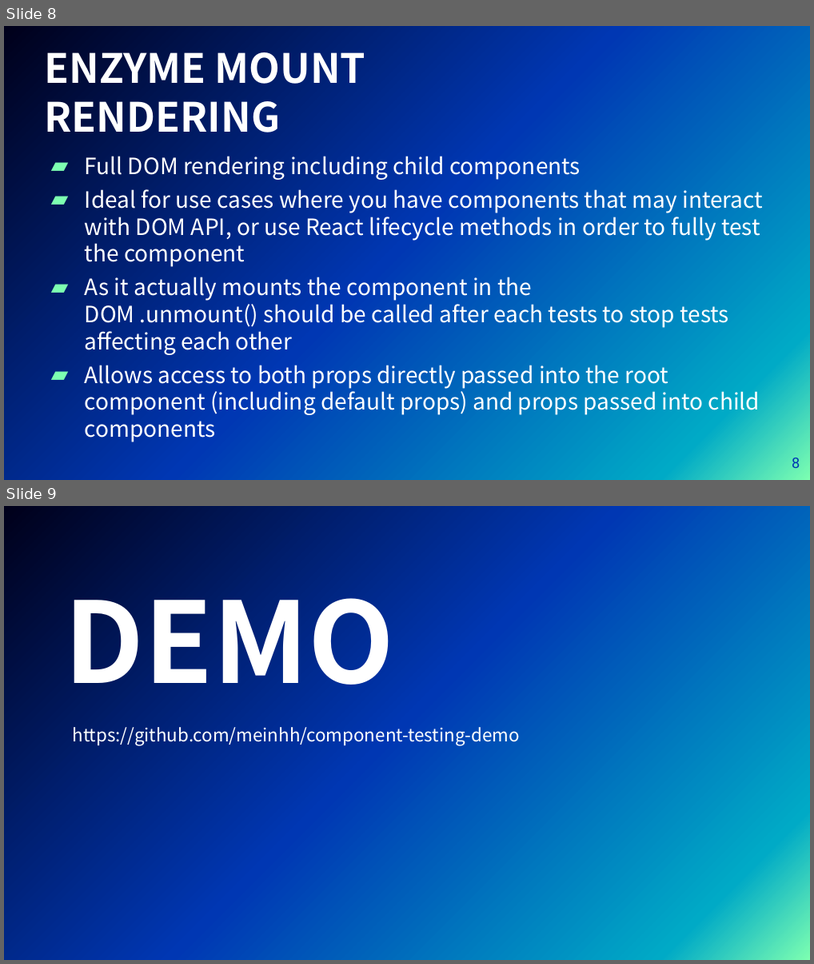
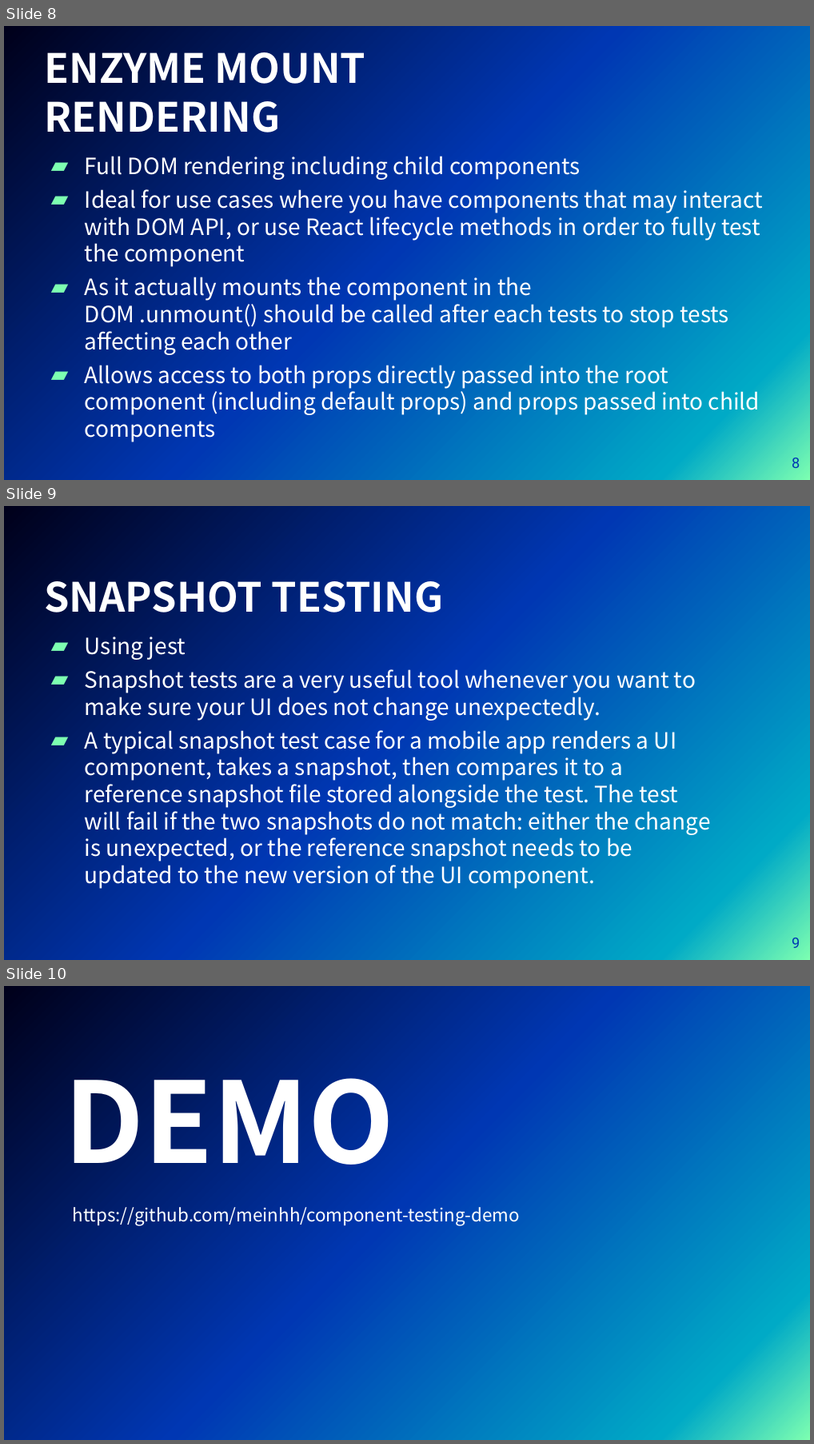
Before and after one commit to meinhh/component-testing-demo, a slide deck: presentation.pptx. Shown one above the other, each under a label of ours: slides 8 and 9 before the commit, slides 8, 9 and 10 after it. The pictures are 814x964 and 814x1444 pixels, drawn with LibreOffice and Linux fonts; fonts in the diff are those of the drawing; background and template pictures are left out. Boxes give left, top, right and bottom in pixels: in the first picture for what was removed or moved away, otherwise in the second. Text is boxed around its words. In the diff, an @@ line names an element or a change of style, - is before the commit and + after.

Commit message:
snapshot

```diff
--- a/presentation.pptx
+++ b/presentation.pptx
@@ slide 9 added at [4,506,810,960], background picture (left out) @@
@@ title added at [44,571,444,612], 36 pt, text #FFFFFF, bold @@
+SNAPSHOT TESTING
@@ text added at [85,636,711,888], 20 pt, text #FFFFFF @@
+▰ Using jest
+▰ Snapshot tests are a very useful tool whenever you want to make sure your UI does not change unexpectedly.
+▰ A typical snapshot test case for a mobile app renders a UI component, takes a snapshot, then compares it to a reference snapshot file stored alongside the test. The test will fail if the two snapshots do not match: either the change is unexpected, or the reference snapshot needs to be updated to the new version of the UI component.
@@ page number added at [792,937,800,948], 13 pt, text #0037B3 @@
+9
@@ what was slide 9 is now slide 10 @@
```
Also in this commit, not shown: 3 other files.
